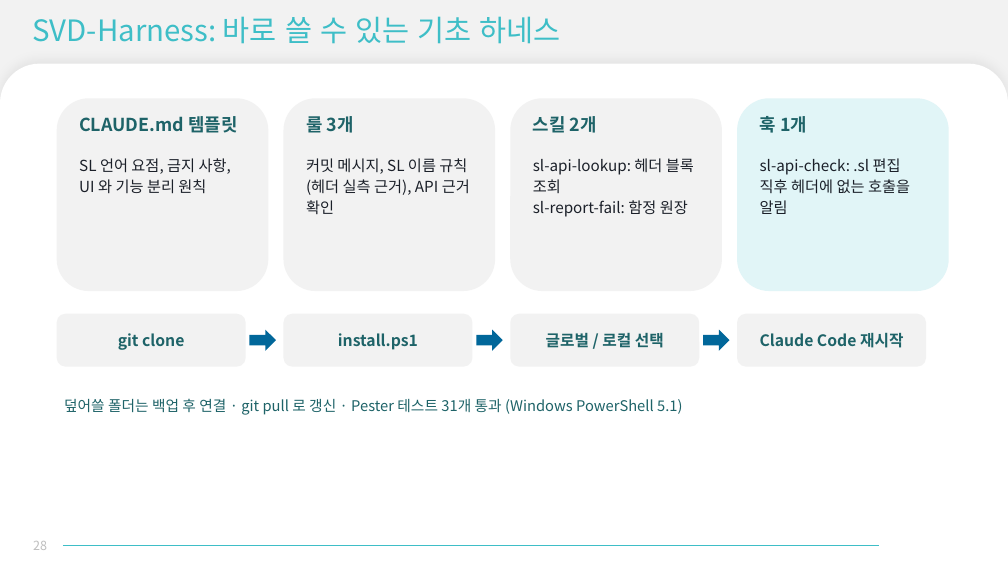
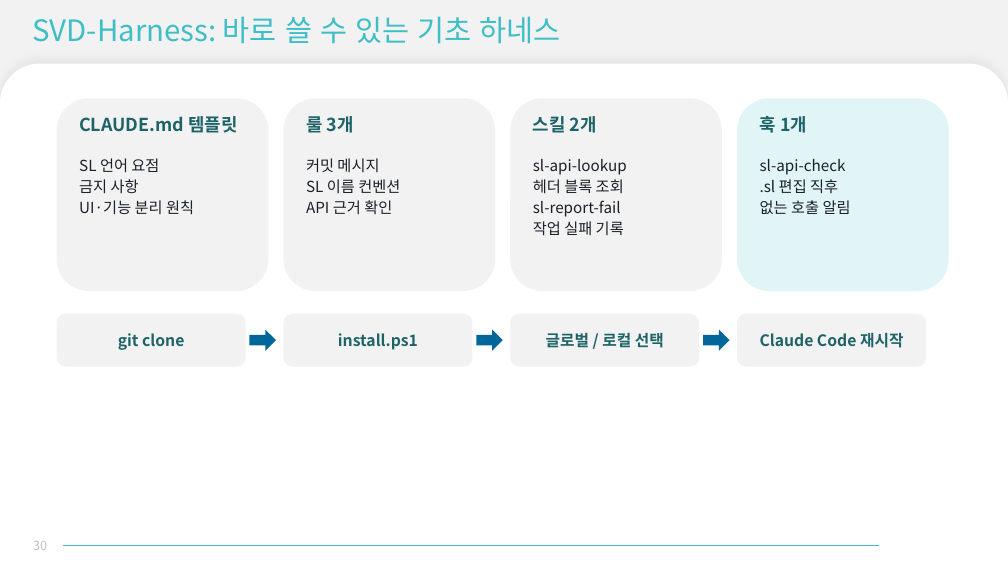
Before and after one commit to evespimrose/SVD-Harness, a slide deck: slide 30 of docs/presentation/LLM-도입-발표.pptx (slide 28 before the commit). Drawn at 1008x567 pixels with LibreOffice and Linux fonts; fonts in the diff are those of the drawing; background and template pictures are left out. Boxes give left, top, right and bottom in pixels: in the first picture for what was removed or moved away, otherwise in the second. Text is boxed around its words. In the diff, an @@ line names an element or a change of style, - is before the commit and + after.

```diff
--- a/docs/presentation/LLM-도입-발표.pptx
+++ b/docs/presentation/LLM-도입-발표.pptx
@@ text at [79, 158, 194, 214]: text changed @@
-SL 언어 요점, 금지 사항, UI 와 기능 분리 원칙
+SL 언어 요점
+금지 사항
+UI·기능 분리 원칙
@@ text at [306, 158, 400, 214]: text changed @@
-커밋 메시지, SL 이름 규칙(헤더 실측 근거), API 근거 확인
+커밋 메시지
+SL 이름 컨벤션
+API 근거 확인
@@ text at [533, 159, 627, 235]: text changed @@
-sl-api-lookup: 헤더 블록 조회
-sl-report-fail: 함정 원장
+sl-api-lookup
+헤더 블록 조회
+sl-report-fail
+작업 실패 기록
@@ text at [760, 159, 851, 214]: text changed @@
-sl-api-check: .sl 편집 직후 헤더에 없는 호출을 알림
+sl-api-check
+.sl 편집 직후
+없는 호출 알림
@@ text removed at [64, 399, 682, 415] @@
-덮어쓸 폴더는 백업 후 연결 · git pull 로 갱신 · Pester 테스트 31개 통과 (Windows PowerShell 5.1)
@@ page number at [33, 541, 47, 550]: text changed @@
-28
+30
```
Also in this commit, not shown: 27 other slides changed, 2 slides added.
